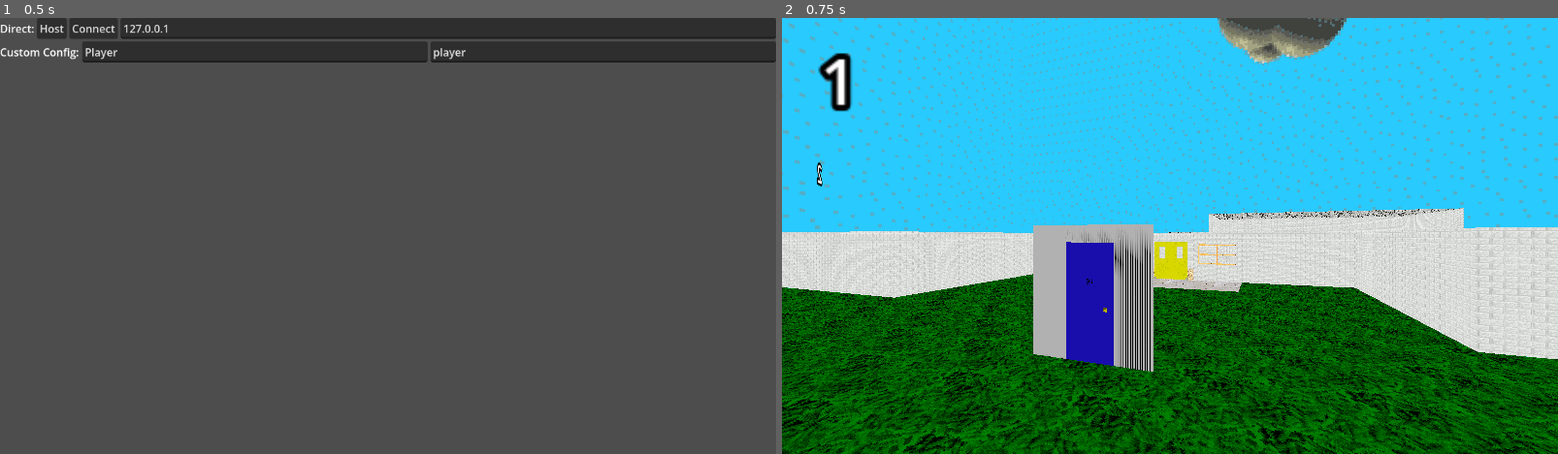
Above: before the commit, frames 1-2 (left to right).
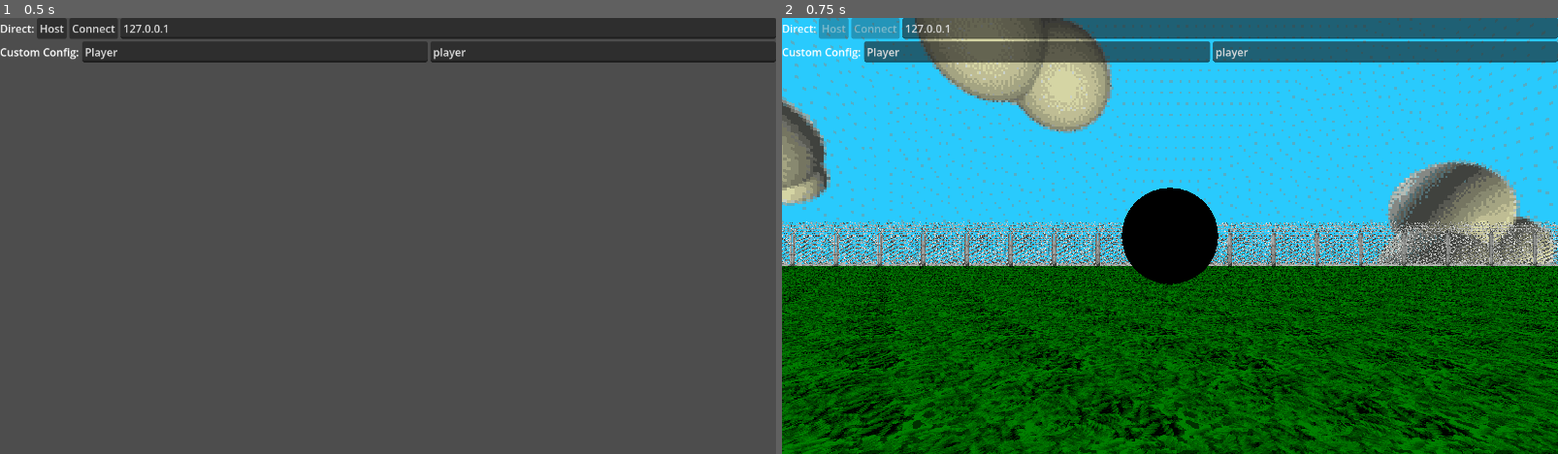
Above: after the commit, the same moments.

Repository: SalticHash/BaldiOnline2
Game: Godot game, scene res://multiplayer/multiplayer.tscn
The game is run twice, just before and just after one commit, with the same random seed, the same clock (stepped at 60 frames per second) and the same inputs.
Inputs:
- Up to frame 1 (0.5 s): no input
- Up to frame 2 (0.75 s): click "Host" at 0.5 s

Frame 1 is identical in both runs. In frame 2, 58% of the frame differs, in the area x 0-100%, y 0-100%.

Commit message:
Added player and baldi base
networking work

Diff:
--- /dev/null
+++ b/characters/baldi/baldi.gd
@@ -0,0 +1 @@
+extends BaseController
--- /dev/null
+++ b/characters/baldi/baldi.tscn
@@ -0,0 +1,7 @@
+[gd_scene format=3 uid="uid://dxwcygbhjis0f"]
+
+[ext_resource type="PackedScene" uid="uid://civ8vhnxcx713" path="res://characters/base/base.tscn" id="1_pfkde"]
+[ext_resource type="Script" uid="uid://s5vog24nowk5" path="res://characters/baldi/baldi.gd" id="2_1rn1s"]
+
+[node name="Baldi" unique_id=991214998 instance=ExtResource("1_pfkde")]
+script = ExtResource("2_1rn1s")
--- /dev/null
+++ b/characters/base/base.gd
@@ -0,0 +1,15 @@
+extends CharacterBody3D
+class_name BaseController
+
+var id: int = 0
+const SPEED: float = 60.0
+var username: String = ""
+@onready var camera: Camera3D = $Camera
+
+func _enter_tree() -> void:
+	$InputSync.set_multiplayer_authority(id)
+
+func _ready() -> void:
+	position.x += randf_range(-1, 1)
+	position.z += randf_range(-1, 1)
+	$NameLabel.text = username
--- /dev/null
+++ b/characters/base/base.tscn
@@ -0,0 +1,35 @@
+[gd_scene format=3 uid="uid://civ8vhnxcx713"]
+
+[ext_resource type="Script" uid="uid://rytsvsfsc6a6" path="res://characters/base/base.gd" id="1_o12hc"]
+[ext_resource type="Script" uid="uid://dj5y5pjufoe0l" path="res://characters/base/input_sync.gd" id="2_wj330"]
+
+[sub_resource type="SceneReplicationConfig" id="SceneReplicationConfig_6tfhu"]
+properties/0/path = NodePath(".:position")
+properties/0/spawn = true
+properties/0/replication_mode = 1
+
+[sub_resource type="SceneReplicationConfig" id="SceneReplicationConfig_lc2iy"]
+properties/0/path = NodePath(".:rotation")
+properties/0/spawn = true
+properties/0/replication_mode = 1
+properties/1/path = NodePath(".:input_dir")
+properties/1/spawn = true
+properties/1/replication_mode = 2
+
+[node name="Base" type="CharacterBody3D" unique_id=991214998]
+script = ExtResource("1_o12hc")
+
+[node name="Camera" type="Camera3D" parent="." unique_id=1168804949]
+transform = Transform3D(1, 0, 0, 0, 1, 0, 0, 0, 1, 0, 0.1828394, 0)
+
+[node name="NameLabel" type="Label3D" parent="." unique_id=1285109512]
+transform = Transform3D(1, 0, 0, 0, 1, 0, 0, 0, 1, 0, 0.43291968, 0)
+billboard = 2
+text = "Plauer"
+
+[node name="ServerSync" type="MultiplayerSynchronizer" parent="." unique_id=491288195]
+replication_config = SubResource("SceneReplicationConfig_6tfhu")
+
+[node name="InputSync" type="MultiplayerSynchronizer" parent="." unique_id=1842741868]
+replication_config = SubResource("SceneReplicationConfig_lc2iy")
+script = ExtResource("2_wj330")
--- /dev/null
+++ b/characters/base/input_sync.gd
@@ -0,0 +1,26 @@
+extends MultiplayerSynchronizer
+class_name BaseInputSync
+
+@onready var player: BaseController = get_parent()
+const DPI: float = 0.01
+
+func _ready() -> void:
+	if !is_multiplayer_authority():
+		process_mode = Node.PROCESS_MODE_DISABLED
+		return
+	await player.ready
+	player.camera.make_current()
+
+
+func _input(event: InputEvent) -> void:
+	# TESTING code
+	if event is InputEventMouseButton and event.double_click:
+		Input.mouse_mode = Input.MOUSE_MODE_CAPTURED \
+		if Input.mouse_mode == Input.MOUSE_MODE_VISIBLE\
+		 else Input.MOUSE_MODE_VISIBLE
+	if event is not InputEventMouseMotion: return
+
+	var motion: InputEventMouseMotion = event
+
+	if Input.mouse_mode != Input.MOUSE_MODE_CAPTURED: return
+	player.rotate_y(-motion.relative.x * DPI)
--- /dev/null
+++ b/characters/player/input_sync.gd
@@ -0,0 +1,8 @@
+extends BaseInputSync
+
+func _process(_delta: float) -> void:
+	# TESTING code
+	if Input.mouse_mode != Input.MOUSE_MODE_CAPTURED:
+		player.input_dir = Vector2.ZERO
+		return
+	player.input_dir = Input.get_vector("left", "right", "forward", "backward")
--- /dev/null
+++ b/characters/player/player.gd
@@ -0,0 +1,10 @@
+extends BaseController
+
+var input_dir: Vector2 = Vector2.ZERO
+func _physics_process(delta: float) -> void:
+	if !is_multiplayer_authority(): return
+
+	var direction := (transform.basis * Vector3(input_dir.x, 0, input_dir.y)).normalized()
+	velocity = direction * SPEED * delta
+
+	move_and_slide()
--- /dev/null
+++ b/characters/player/player.tscn
@@ -0,0 +1,37 @@
+[gd_scene format=3 uid="uid://l2rvbld2oa7n"]
+
+[ext_resource type="PackedScene" uid="uid://civ8vhnxcx713" path="res://characters/base/base.tscn" id="1_508ok"]
+[ext_resource type="Script" uid="uid://ie1ve1b0uu2r" path="res://characters/player/player.gd" id="2_xxgcw"]
+[ext_resource type="Script" uid="uid://buj70anysmbbw" path="res://characters/player/input_sync.gd" id="3_exd8k"]
+
+[sub_resource type="StandardMaterial3D" id="StandardMaterial3D_1d8oa"]
+albedo_color = Color(1, 0, 0, 1)
+
+[sub_resource type="SphereMesh" id="SphereMesh_jh3y0"]
+material = SubResource("StandardMaterial3D_1d8oa")
+radius = 0.029
+height = 0.058
+
+[sub_resource type="CapsuleShape3D" id="CapsuleShape3D_jh3y0"]
+radius = 0.10498047
+height = 0.6484375
+
+[sub_resource type="CapsuleMesh" id="CapsuleMesh_jh3y0"]
+radius = 0.111816406
+height = 0.6699219
+
+[node name="Player" unique_id=991214998 instance=ExtResource("1_508ok")]
+script = ExtResource("2_xxgcw")
+
+[node name="MeshInstance3D2" type="MeshInstance3D" parent="Camera" parent_id_path=PackedInt32Array(1168804949) index="0" unique_id=1823499319]
+transform = Transform3D(1, 0, 0, 0, 1, 0, 0, 0, 1, 0, 0, -0.17525017)
+mesh = SubResource("SphereMesh_jh3y0")
+
+[node name="CollisionShape3D2" type="CollisionShape3D" parent="." index="1" unique_id=1306059409]
+shape = SubResource("CapsuleShape3D_jh3y0")
+
+[node name="InputSync" parent="." index="4" unique_id=1842741868]
+script = ExtResource("3_exd8k")
+
+[node name="MeshInstance3D2" type="MeshInstance3D" parent="." index="5" unique_id=12711661]
+mesh = SubResource("CapsuleMesh_jh3y0")
--- a/level/map1.tscn
+++ b/level/map1.tscn
@@ -19,7 +19,7 @@
 shadow_enabled = true
 
 [node name="Players" type="Node3D" parent="." unique_id=516743745]
-transform = Transform3D(1, 0, 0, 0, 1, 0, 0, 0, 1, 17.1357, 0, 0)
+transform = Transform3D(1, 0, 0, 0, 1, 0, 0, 0, 1, -2, 0.5, -16)
 
 [node name="School" parent="." unique_id=2136692982 instance=ExtResource("5_bds5c")]
 transform = Transform3D(1, 0, 0, 0, 1, 0, 0, 0, 1, 0, 0.352, 0)
@@ -50,4 +50,9 @@
 [node name="Sprite3D" type="Sprite3D" parent="." unique_id=1500953349]
 
 [node name="Door" parent="." unique_id=1711912784 instance=ExtResource("6_agfmf")]
-transform = Transform3D(1, 0, 0, 0, 1, 0, 0, 0, 1, -1.610224, 0.5123124, -16.020386)
+transform = Transform3D(1, 0, 0, 0, 1, 0, 0, 0, 1, -2, 0.5, -15)
+
+[node name="MultiplayerSpawner" type="MultiplayerSpawner" parent="." unique_id=1084410004]
+_spawnable_scenes = PackedStringArray("uid://civ8vhnxcx713")
+spawn_path = NodePath("../Players")
+spawn_limit = 4
--- a/level/map_1.gd
+++ /dev/null
@@ -1,22 +0,0 @@
-extends Node3D
-
-
-# Called when the node enters the scene tree for the first time.
-func _ready() -> void:
-	var id = multiplayer.get_unique_id()
-	if id == 1:
-		$Camera3D.make_current()
-		get_window().size = Vector2(716, 698)
-		get_window().position = Vector2(1844, 54)
-	else:
-		$Camera3D2.make_current()
-		get_window().size = Vector2(716, 698)
-		get_window().position = Vector2(1844, 810)
-	multiplayer.server_disconnected.connect(func():
-		multiplayer.multiplayer_peer = OfflineMultiplayerPeer.new()
-		get_tree().change_scene_to_file("res://multiplayer/multiplayer.tscn")
-	)
-
-func _process(_delta: float) -> void:
-	if Input.is_action_just_pressed("ui_accept"):
-		$Door.open_door.rpc_id(1)
--- a/multiplayer/multiplayer.gd
+++ b/multiplayer/multiplayer.gd
@@ -1,16 +1,58 @@
 extends Node
 
+var peer = ENetMultiplayerPeer.new()
 
-var peer = ENetMultiplayerPeer.new()
+func _ready() -> void:
+	playerSpawner.spawn_function = _spawn_player
+
+
+#################### HOST ######################
+@onready var playerSpawner: MultiplayerSpawner = $World/MultiplayerSpawner
+var players: Dictionary = {}
 func _on_host_pressed() -> void:
+	get_window().size = Vector2(716, 698)
+	get_window().position = Vector2(1844, 54)
+
 	peer.create_server(8080, 4)
 	multiplayer.multiplayer_peer = peer
-	get_tree().change_scene_to_file("res://level/map1.tscn")
+	%Host.disabled = true
+	%Connect.disabled = true
+	player_connected(1, %Username.text, 0)
 
+
+@rpc("any_peer", "call_local", "reliable")
+func player_connected(id: int, username: String, type: int):
+	if !is_multiplayer_authority():
+		push_error("CONNECT should be called by AUTHORITY ONLY")
+		return
+	players[id] = {"name": username, "type": type}
+	playerSpawner.spawn({"id": id, "name": username, "type": type})
+
+
+const entities = [
+	preload("res://characters/player/player.tscn"),
+	preload("res://characters/baldi/baldi.tscn")
+]
+
+func _spawn_player(data) -> Node:
+	var player = entities[data.get("type")].instantiate()
+	player.id = data.get("id")
+	player.username = data.get("name")
+	return player
+
+
+#################### CLIENT ######################
 
 
 func _on_connect_pressed() -> void:
+	get_window().size = Vector2(716, 698)
+	get_window().position = Vector2(1844, 810)
+
 	peer.create_client("127.0.0.1", 8080)
 	multiplayer.multiplayer_peer = peer
+	%Host.disabled = true
+	%Connect.disabled = true
 	await multiplayer.connected_to_server
-	get_tree().change_scene_to_file("res://level/map1.tscn")
+	player_connected.rpc_id(1, multiplayer.get_unique_id(), %Username.text, 0)
+
+	multiplayer.server_disconnected.connect(get_tree().quit)
--- a/multiplayer/multiplayer.tscn
+++ b/multiplayer/multiplayer.tscn
@@ -1,16 +1,39 @@
 [gd_scene format=3 uid="uid://bvnwjpd0f3oa0"]
 
 [ext_resource type="Script" uid="uid://b4qtvrrr8kdou" path="res://multiplayer/multiplayer.gd" id="1_jiv4u"]
+[ext_resource type="Material" uid="uid://vm5lydct25ju" path="res://school/materials/skybox.tres" id="3_pg840"]
+[ext_resource type="Script" uid="uid://br42skjk86uqx" path="res://level/skybox.gd" id="4_kvucw"]
+[ext_resource type="PackedScene" uid="uid://b0agfwaeofre5" path="res://school/school.tscn" id="5_83gp4"]
+[ext_resource type="PackedScene" uid="uid://byvqnas55ur6w" path="res://school/objects/door/door.tscn" id="6_hy4vt"]
 
-[node name="Multiplayer" type="Node" unique_id=1826616497]
+[sub_resource type="BoxMesh" id="BoxMesh_agfmf"]
+material = ExtResource("3_pg840")
+size = Vector3(80, 80, 80)
+
+[node name="Game" type="Node" unique_id=1826616497]
 script = ExtResource("1_jiv4u")
 
-[node name="Level" type="Node" parent="." unique_id=382064402]
+[node name="World" type="Node3D" parent="." unique_id=195171405]
 
-[node name="LevelSpawner" type="MultiplayerSpawner" parent="." unique_id=539208009]
-_spawnable_scenes = PackedStringArray("uid://efwjm4hfeqf2")
-spawn_path = NodePath("../Level")
-spawn_limit = 1
+[node name="Skybox" type="MeshInstance3D" parent="World" unique_id=1782278352]
+transform = Transform3D(-1, 0, 0, 0, 1, 0, 0, 0, 1, 0, 0, 0)
+top_level = true
+mesh = SubResource("BoxMesh_agfmf")
+script = ExtResource("4_kvucw")
+
+[node name="Players" type="Node3D" parent="World" unique_id=516743745]
+transform = Transform3D(1, 0, 0, 0, 1, 0, 0, 0, 1, -2, 0.5, -16)
+
+[node name="School" parent="World" unique_id=2136692982 instance=ExtResource("5_83gp4")]
+transform = Transform3D(1, 0, 0, 0, 1, 0, 0, 0, 1, 0, 0.352, 0)
+
+[node name="Door" parent="World" unique_id=1711912784 instance=ExtResource("6_hy4vt")]
+transform = Transform3D(1, 0, 0, 0, 1, 0, 0, 0, 1, -2, 0.5, -15)
+
+[node name="MultiplayerSpawner" type="MultiplayerSpawner" parent="World" unique_id=1084410004]
+_spawnable_scenes = PackedStringArray("uid://l2rvbld2oa7n")
+spawn_path = NodePath("../Players")
+spawn_limit = 4
 
 [node name="UI" type="Control" parent="." unique_id=1044657320]
 process_mode = 3
@@ -37,10 +60,12 @@
 text = "Direct:"
 
 [node name="Host" type="Button" parent="UI/Net/Options" unique_id=903466371]
+unique_name_in_owner = true
 layout_mode = 2
 text = "Host"
 
 [node name="Connect" type="Button" parent="UI/Net/Options" unique_id=84532377]
+unique_name_in_owner = true
 layout_mode = 2
 text = "Connect"
 
@@ -60,6 +85,7 @@
 text = "Custom Config:"
 
 [node name="Username" type="LineEdit" parent="UI/Net/Options2" unique_id=1735005906]
+unique_name_in_owner = true
 layout_mode = 2
 size_flags_horizontal = 3
 text = "Player"
--- a/school/objects/door/door.gd
+++ b/school/objects/door/door.gd
@@ -3,9 +3,12 @@
 var open: bool = false
 @export_enum("normal", "faculty", "suplies") var door_front: String = "normal"
 @export_enum("normal", "faculty", "suplies") var door_back: String = "normal"
-
+@export var front_material: Material
+@export var back_material: Material
 # Request current door state and connects timer if on authority
 func _ready() -> void:
+	$Collisions/Front/Mesh.material_override = front_material
+	$Collisions/Back/Mesh.material_override = back_material
 	request_state.rpc_id(1)
 	if is_multiplayer_authority():
 		$Timer.timeout.connect(close_door)
@@ -30,6 +33,7 @@
 	var spr_state = "_open" if state else "_close"
 	$Sprites/DoorSpriteBack.play(door_back + spr_state)
 	$Sprites/DoorSpriteFront.play(door_front + spr_state)
+	$Collisions/Solid/Collision.disabled = open
 
 	if request: return
 	if state == false: $Sounds/Close.play()
--- a/school/objects/door/door.tscn
+++ b/school/objects/door/door.tscn
@@ -33,7 +33,6 @@
 shape = SubResource("ConcavePolygonShape3D_4uyul")
 
 [node name="Mesh" type="MeshInstance3D" parent="Collisions/Front" unique_id=2005185879]
-gi_mode = 0
 mesh = ExtResource("2_gk5ps")
 
 [node name="Back" type="StaticBody3D" parent="Collisions" unique_id=1020514436]
@@ -43,11 +42,9 @@
 shape = SubResource("ConcavePolygonShape3D_j35vt")
 
 [node name="Mesh" type="MeshInstance3D" parent="Collisions/Back" unique_id=1238838528]
-gi_mode = 0
 mesh = ExtResource("2_gk5ps")
 
 [node name="Solid" type="StaticBody3D" parent="Collisions" unique_id=1922654142]
-visible = false
 collision_mask = 2
 
 [node name="Collision" type="CollisionShape3D" parent="Collisions/Solid" unique_id=465962950]
Not shown, added: characters/baldi/baldi.gd.uid
Not shown, added: characters/base/base.gd.uid
Not shown, added: characters/base/input_sync.gd.uid
Not shown, added: characters/player/input_sync.gd.uid
Not shown, added: characters/player/player.gd.uid
